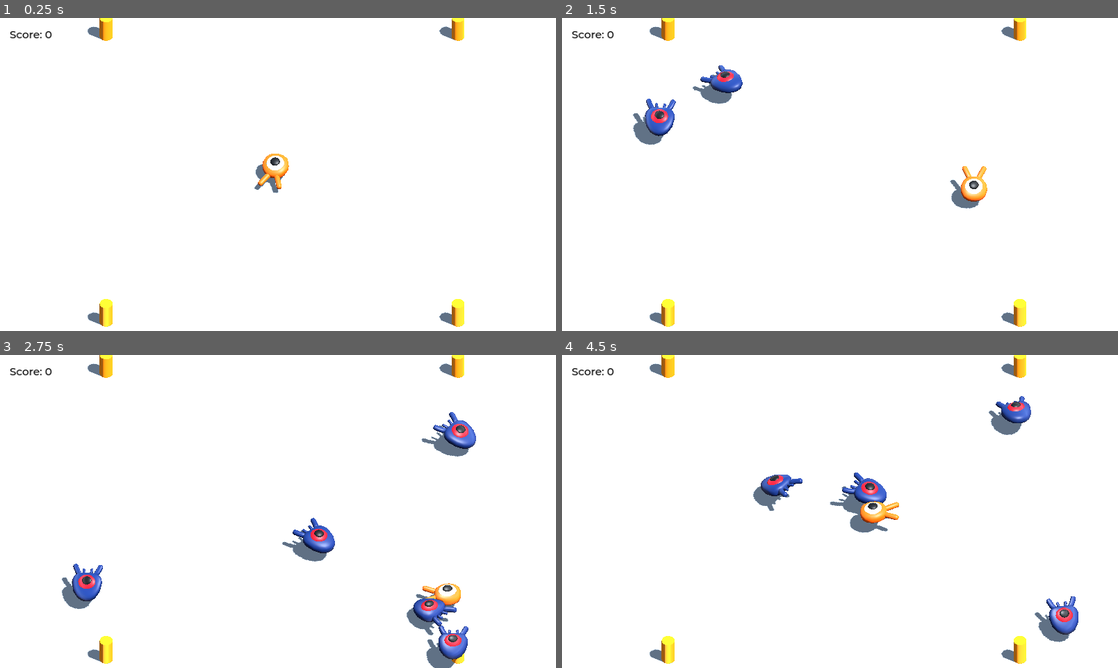
Above: before the commit, frames 1-4 (two rows, left to right).
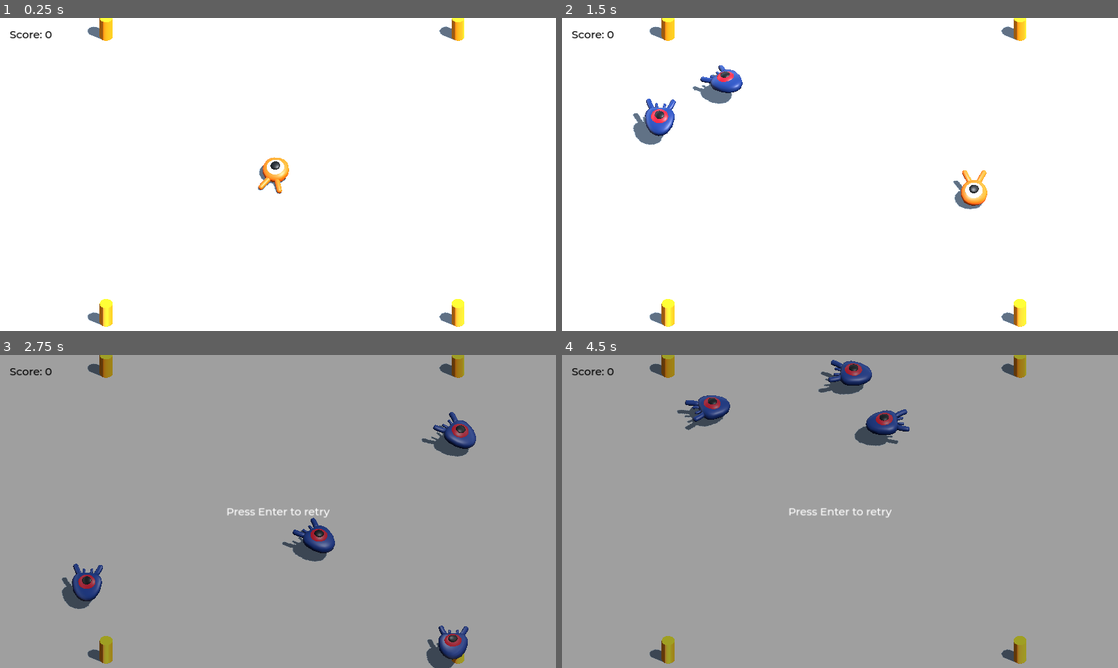
Above: after the commit, the same moments.

Repository: chiangwanyi/godot_04_squash_the_creeps_start
Game: Godot game, scene res://main.tscn
Same seed, same stepped clock (60 frames per second), same inputs: the game is played once before the commit and once after it.
Inputs:
- Up to frame 1 (0.25 s): no input
- Up to frame 2 (1.5 s): tap Enter (ui_accept) at 0.5 s; hold D (move_right) 0.53-1.28 s; tap Space (jump) at 0.77 s; hold S (move_down) from 1.28 s (still down)
- Up to frame 3 (2.75 s): tap Space (jump) at 1.52 s; release S (move_down) at 2.03 s; hold D (move_right) from 2.03 s (still down)
- Up to frame 4 (4.5 s): tap Enter (ui_accept) at 2.75 s; release D (move_right) at 2.78 s; hold W (move_up) 2.78-3.53 s; tap Space (jump) at 3.02, 3.77 s; hold A (move_left) from 3.53 s (still down)

The runs differ from the first frame. In frame 1, 0.4% of the frame differs, in the area x 45-52%, y 43-57%; in frame 2, 0.5%; in frame 3, 100%; in frame 4, 100%, in the area x 0-100%, y 0-100%.

Commit message:
修改碰撞检测大小

Diff:
--- a/player.tscn
+++ b/player.tscn
@@ -8,8 +8,8 @@
 radius = 0.8
 
 [sub_resource type="CylinderShape3D" id="CylinderShape3D_d0rms"]
-height = 0.274991
-radius = 0.844879
+height = 0.144
+radius = 0.908
 
 [sub_resource type="Animation" id="Animation_krho8"]
 length = 0.001
@@ -49,7 +49,7 @@
 script = ExtResource("1_k2buf")
 
 [node name="Pivot" type="Node3D" parent="."]
-transform = Transform3D(1, 0, 0, 0, 1, 0, 0, 0, 1, 0, 1, 0)
+transform = Transform3D(1, 0, 0, 0, 1, 0, 0, 0, 1, 0, 0.5, 0)
 
 [node name="Character" parent="Pivot" instance=ExtResource("1_yfp58")]
 
@@ -63,7 +63,7 @@
 monitorable = false
 
 [node name="CollisionShape3D" type="CollisionShape3D" parent="MobDetector"]
-transform = Transform3D(1, 0, 0, 0, 1, 0, 0, 0, 1, 0, 0.417413, 0)
+transform = Transform3D(1, 0, 0, 0, 1, 0, 0, 0, 1, 0, 1.15433, 0)
 shape = SubResource("CylinderShape3D_d0rms")
 
 [node name="AnimationPlayer" type="AnimationPlayer" parent="."]
